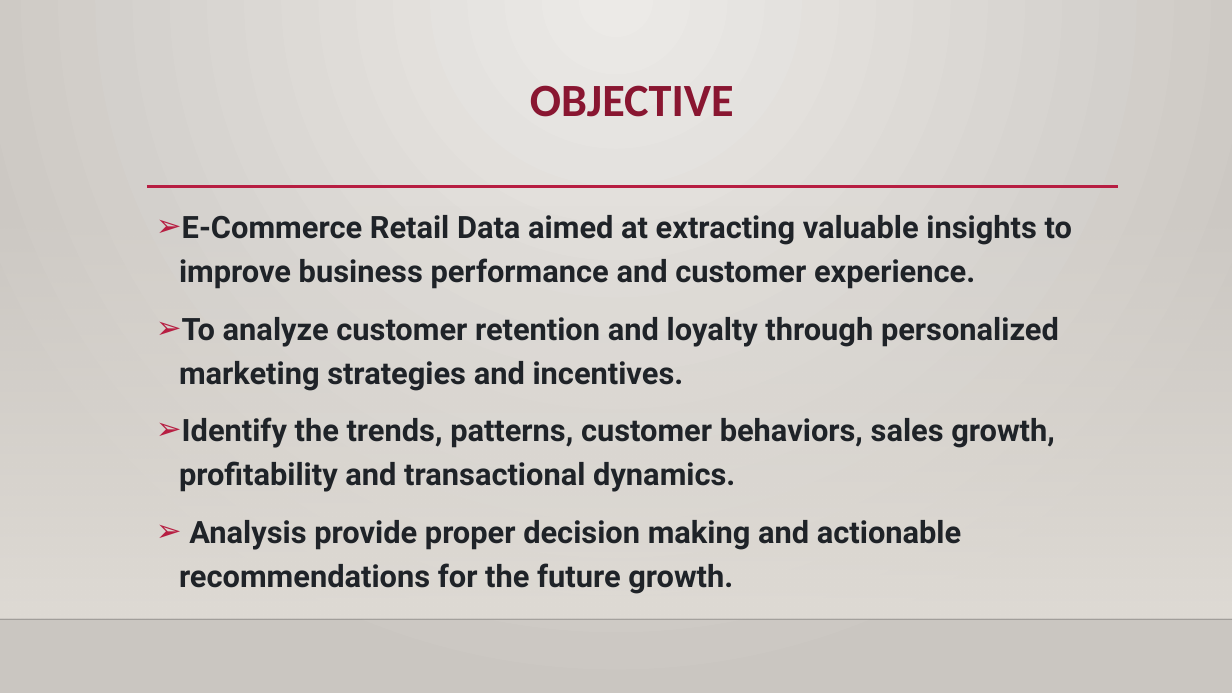
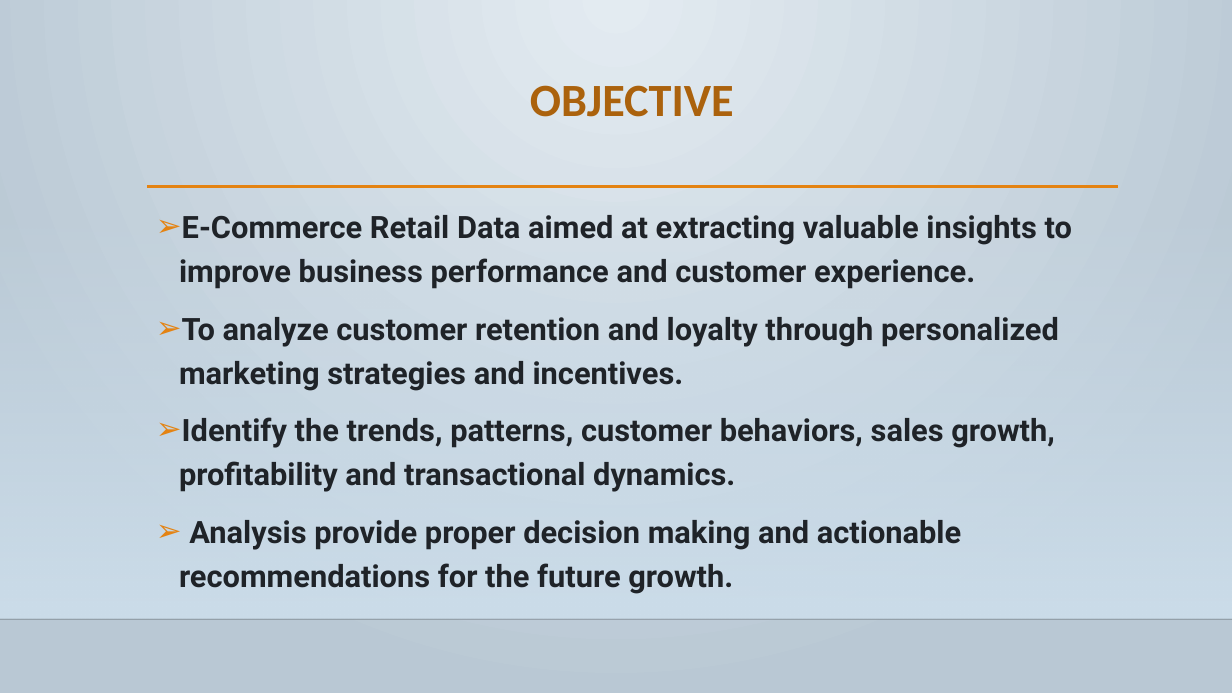
Before and after one commit to GayaGopan/E-COMMERCE-RETAIL-DATA-ANALYSIS, a slide deck: slide 3 of E-COMMERCE-RETAIL-DATA-ANALYSIS_PPT.pptx. Drawn at 1232x693 pixels with LibreOffice and Linux fonts; fonts in the diff are those of the drawing; background and template pictures are left out. Boxes give left, top, right and bottom in pixels: in the first picture for what was removed or moved away, otherwise in the second. Text is boxed around its words. In the diff, an @@ line names an element or a change of style, - is before the commit and + after.

```diff
--- a/E-COMMERCE-RETAIL-DATA-ANALYSIS_PPT.pptx
+++ b/E-COMMERCE-RETAIL-DATA-ANALYSIS_PPT.pptx
@@ background gradient #ECEAE7 to #CAC7C1 to gradient #E4ECF1 to #B9C9D4 @@
@@ title "OBJECTIVE" at [530,85,734,117]: text colour #891731 to #AB620D @@
@@ rectangle at [0,204,1232,619]: fill gradient #DFDBD5 to gradient #CCDDEA @@
@@ text "E-Commerce Retail Data aimed at ..." at [179,215,1072,594]: bullet colour #B71E42 to #E48312 @@
@@ line (147, 187) - (1118, 187): stroke #B71E42 2.5 pt to #E48312 2.5 pt @@
```
Also in this commit, not shown: 22 other slides changed, 1 slide removed.
